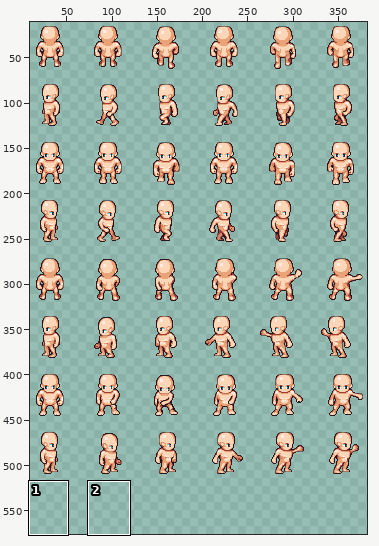
Sprite sheet, stored at player.png. The first picture is a wide view before the edit; the outline marks the close-up.
Close-up. As it was:
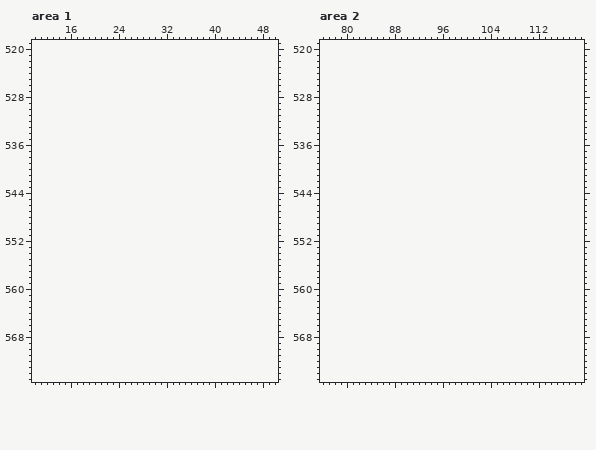
The file is 384x512 pixels. Shown: area 1: x 10..50, y 519..575; area 2: x 76..119, y 519..575. The old version is drawn lined up with the new one, on the new canvas. The wide view leaves out empty margins. The commit also changed other parts of the picture, which this record leaves out.
And afterwards:
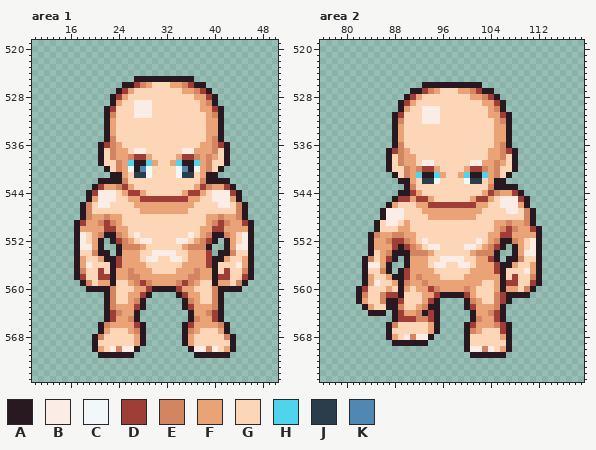
Palette (. is transparent): A #281820  B #fbece6  C #f2f8f9  D #9e3e37  E #d28560  F #eaa377  G #fdd5b7  H #50d4ec  J #293d4b  K #5187b3
Changes in this commit:
canvas 384x512 -> 384x576
Changed rows in their new state; - is an unchanged pixel.
Area 1:
first column x 17:
525 ----------AAAAAAAAAA----------
526 --------AADEFGGGFFEDAA--------
527 -------ADFGGGGGGGGFFEDA-------
528 ------ADFGGGGGGGGGGGFFDA------
529 ------AFGGBBBGGGGGGGGFEA------
530 -----ADGGGBBBGGGGGGGGFFDA-----
531 -----AEGGGBBBGGGGGGGGGFEA-----
532 -----AFGGGGGGGGGGGGGGGFFA-----
533 -----AFGGGGGGGGGGGGGGGFFA-----
534 -----AFGGGGGGGGGGGGGGGFFA-----
535 -----AEGGGGGGGGGGGGGGGFEA-----
536 ----ADEFGGGGGGGGGGGGGFFEDA----
537 ----AGEFFGBBGGGGGGBBFFFEGA----
538 ----AGEFFEDDFGGGGFDDEFEFGA----
539 ----AGGEFHAAHFGGFHAAHFEGGA----
540 -----AGEFCAKCGGGGCKACFEGA-----
541 ------AAFGJJCGGGGCJJGFAA------
542 ----AAAAEGGGGGGGGGGGGEAAAA----
543 ---ADFFEDFGGGGGGGGGGFDEFFDA---
544 --ADBBBGFDDFGGGGGGFDDFGBBBDA--
545 --AFBBBGGFFDDDDDDDDFFGGBBBFA--
546 -AEGBBGGGGFFFFFFFFFFGGGGBBGEA-
547 -AEGGGGGGGGFFFFFFFFGGGGGGGGEA-
548 -AEFFEFFGGGGGGGGGGGGGGFFEFFEA-
549 ADFFEDEFGGGGGGGGGGGGGGFEDEFFDA
550 AFFFFDDFFGGGGGGGGGGGGFFDDFFFFA
551 ABGFEAAEFGBGGGGGGGGBGFEAAEFGBA
552 ABGFA-ADEFGBBGGGGBBGFEDA-AFGBA
553 ABBFA--AEEEFGGGGGGFEEEA--AFBBA
554 AGGEAA-AFFFGGBBBBGGFFFD-AAEGGA
555 AFGGFAADFFFGBBGGBBGFFFDAAFGGFA
556 AFBGGGADFFFFGGGGGGFFFFDAGGGBFA
557 AEGGDGAFFEFFFGGGGFFFEFFAGDGGEA
558 ADGGDDAFFEEFFFFFFFFEEFFADDGGDA
559 -AEGFFAGGFEDEFFFFEDEFGGAFFGEA-
560 --AAAAEGGGFFDAAAADFFGGGEAAAA--
561 -----AEGGFFDA----ADFFGGEA-----
562 -----AEGGFEA------AEFGGEA-----
563 -----AEFFFDA------ADFFFEA-----
564 -----ADEFFA--------AFFEDA-----
565 -----ADFFEA--------AEFFDA-----
566 ----AEFFFFDA------ADFFFFEA----
567 ----AFGGGFEA------AEFGGGFA----
568 ---AEGGGGGFA------AFGGGGGEA---
569 ---AGGGGGGFA------AFGGGGGGA---
570 ---AFGBEBBA--------ABBEBGFA---
571 ----AAAAAA----------AAAAAA----
Area 2:
first column x 82:
526 -----------AAAAAAAAAA----------
527 ---------AADEFGGGFFEDAA--------
528 --------ADFGGGGGGGGFFEDA-------
529 -------ADFGGGGGGGGGGGFFDA------
530 -------AFGGBBBGGGGGGGGFEA------
531 ------ADGGGBBBGGGGGGGGFFDA-----
532 ------AEGGGBBBGGGGGGGGGFEA-----
533 ------AFGGGGGGGGGGGGGGGFFA-----
534 ------AFGGGGGGGGGGGGGGGFFA-----
535 ------AFGGGGGGGGGGGGGGGFFA-----
536 ------AEGGGGGGGGGGGGGGGFEA-----
537 -----ADEFGGGGGGGGGGGGGFFEDA----
538 -----AGEFFGGGGGGGGGGGGFFEGA----
539 -----AGEFFGBBGGGGGGBBFFEFGA----
540 -----AGGEFEDDFGGGGFDDEFEGGA----
541 ------AGEFHAAHFGGFHAAHFEGA-----
542 -------AAFGJJCGGGGCJJGFAA------
543 --------AEGGGGGGGGGGGGEAAAA----
544 -------AADFGGGGGGGGGGFDEFFDA---
545 ------ADDFDDFGGGGGGFDDFGBBBDA--
546 -----AFGGGFFDDDDDDDDFFGGBBBFA--
547 ----ABBBGGGFFFFFFFFFFGGGGBBGEA-
548 ----ABBBGGGGFFFFFFFFGGGGGGGGEA-
549 ---AGBBGFGGGGGGGGGGGGGGFFEFFEA-
550 ---AGGGFFGGGGGGGGGGGGGGFEDEFFDA
551 --AEFFEEFFGGGGGGGGGGGGFFDDFFFFA
552 --AFFEDDEFGBGGGGGGGGBGFEAAEFGBA
553 --AFFFDADEFGBBGGGGBBGFEDA-AFGBA
554 --AGFEAAAEEEFGGGGGGFEEEA--AFBBA
555 -AEGFDA-AFFFGGBBBBGGFFDA-AAEGGA
556 -ABBFA--AFFFGBBGGBBGFFFDAAFGGFA
557 -AGGEA-ADFFFFGGGGGGFFFFDAGGGBFA
558 -AFGGFAADFEFFFGGGGFFFFFFAGDGGEA
559 -AFBGGFAEFFEFFFFFFFFFGGFADDGGDA
560 ADGGGFGAFGFFDEFFFFEFGGGFAFFGEA-
561 AEGGEDDAGGGFFDAAAADFGGGEDAAAA--
562 AFGGEAADGGGFDA----AEFGGEDA-----
563 -AFGGAAEGGFEAA----ADFFFEA------
564 --AAA-ADFFEADA-----AFFEDA------
565 ------ADDDEEDA-----AEFFDA------
566 -----AEGGGGGFA----ADFFFEDA-----
567 -----AGGGGGGFA----AEFGGGDA-----
568 -----AFGBEBBA-----AGGGGGFA-----
569 ------AAAAAA------AGGGGGGA-----
570 ------------------ABBEBGFA-----
571 -------------------AAAAAA------
Boxes around the changes in both close-ups, in picture pixels (x1, y1, x2, y2):
added: (74, 76, 254, 358)
added: (356, 82, 542, 358)
